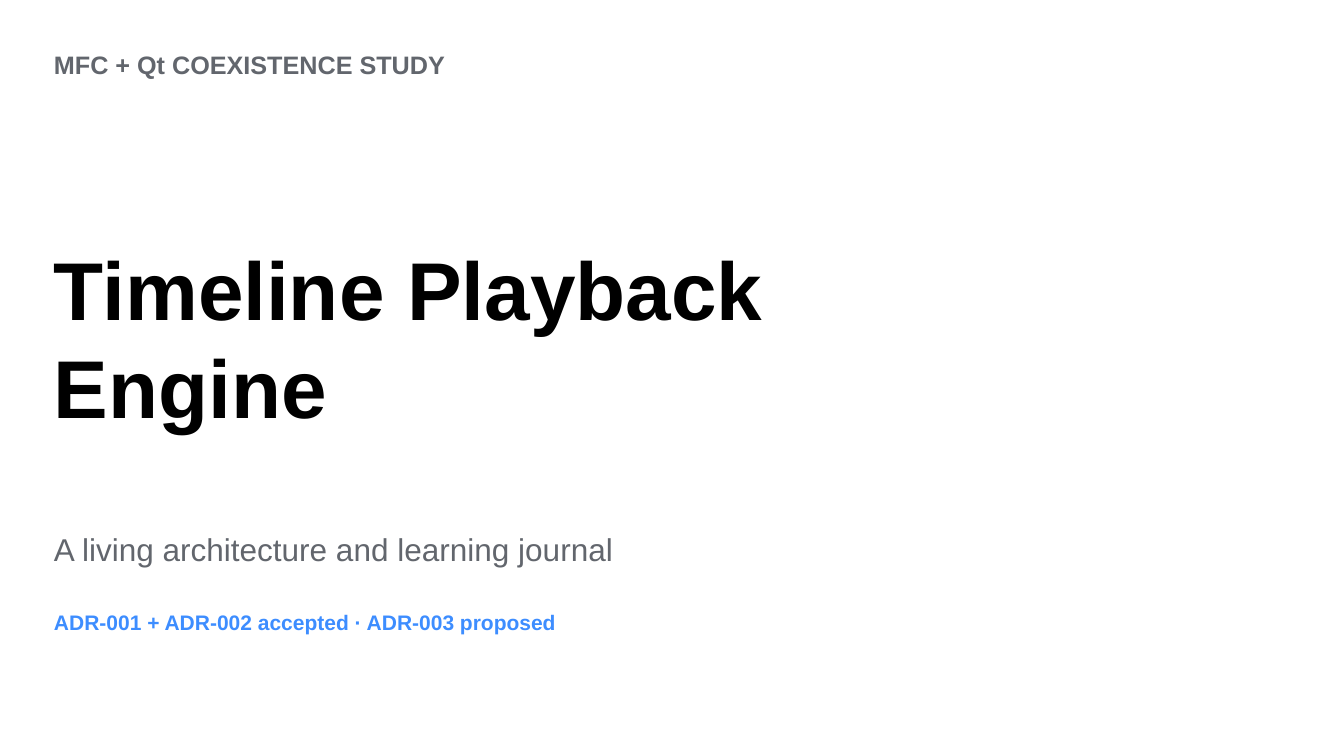
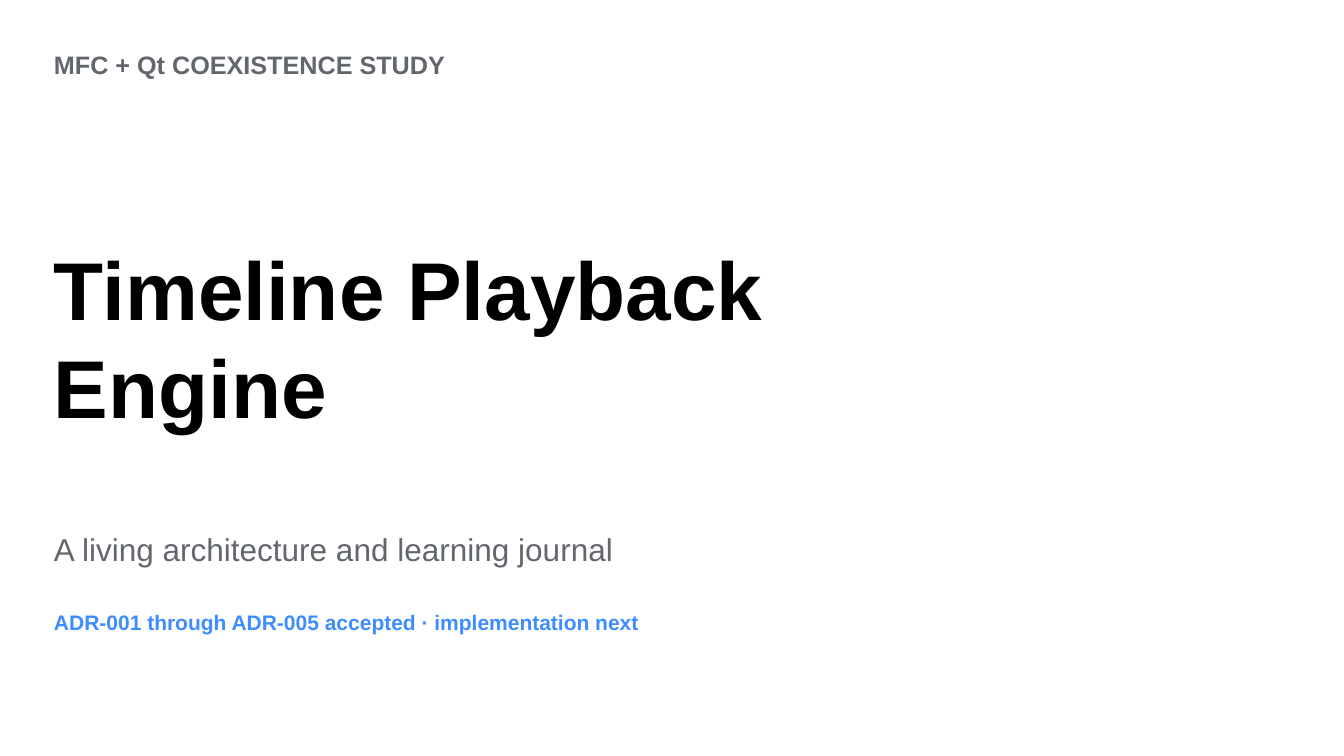
Before and after one commit to alberthsu-cl/qt-Samples, a slide deck: slide 1 of MiniEditorCoexistence/docs/Timeline-Playback-Engine-Learning.pptx. Drawn at 1344x756 pixels with LibreOffice and Linux fonts; fonts in the diff are those of the drawing. Boxes give left, top, right and bottom in pixels: in the first picture for what was removed or moved away, otherwise in the second. Text is boxed around its words. In the diff, an @@ line names an element or a change of style, - is before the commit and + after.

```diff
--- a/MiniEditorCoexistence/docs/Timeline-Playback-Engine-Learning.pptx
+++ b/MiniEditorCoexistence/docs/Timeline-Playback-Engine-Learning.pptx
@@ text at (54,614,638,635): text changed @@
-ADR-001 + ADR-002 accepted · ADR-003 proposed
+ADR-001 through ADR-005 accepted · implementation next
```
Also in this commit, not shown: 1 other slide changed.
